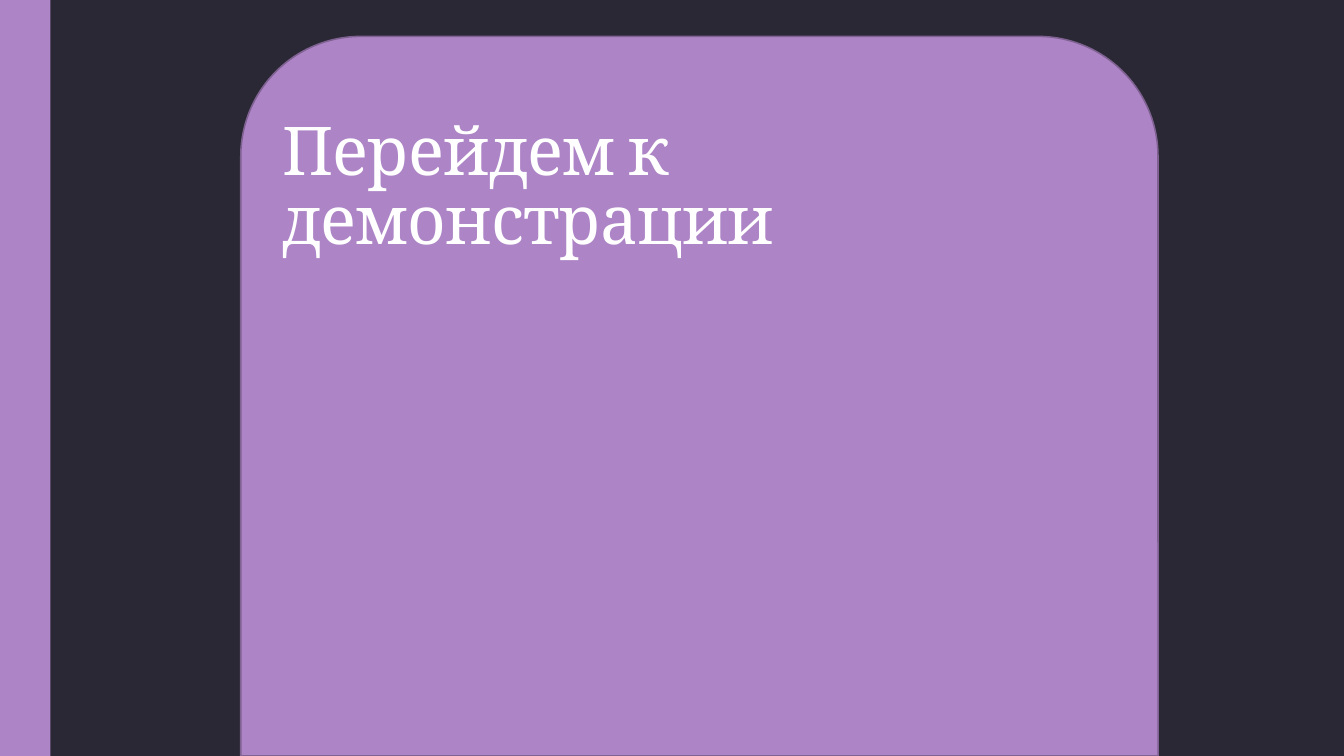
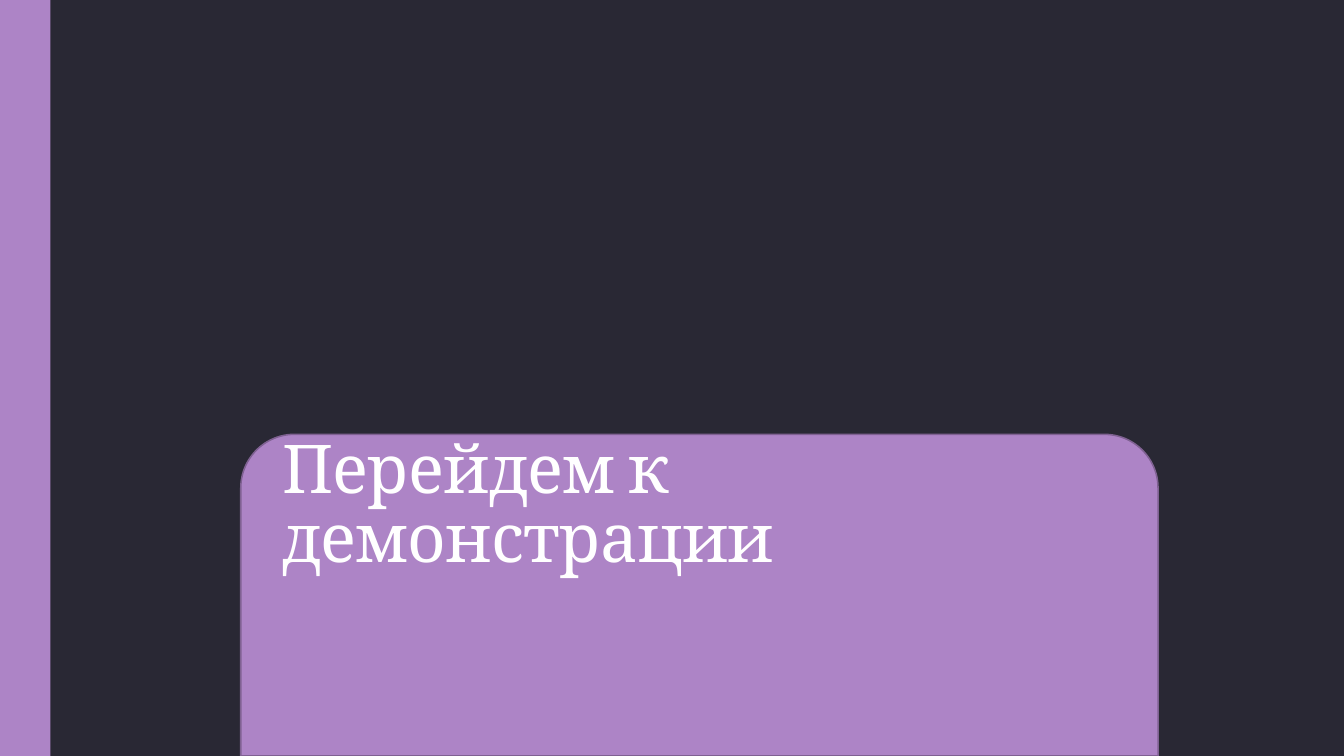
Before and after one commit to Jerrainee/ProjectWeb, a slide deck: slide 5 of documentation/Сайт с тестами.pptx. Drawn at 1344x756 pixels with LibreOffice and Linux fonts; fonts in the diff are those of the drawing. Boxes give left, top, right and bottom in pixels: in the first picture for what was removed or moved away, otherwise in the second. Text is boxed around its words. In the diff, an @@ line names an element or a change of style, - is before the commit and + after.

```diff
--- a/documentation/Сайт с тестами.pptx
+++ b/documentation/Сайт с тестами.pptx
@@ title "Перейдем к демонстрации" rewrapped from <box>282,125,774,260</box> to <box>282,431,774,578</box> @@
@@ round same rect: place and size @@
-round same rect at <box>241,36,1158,756</box>
+round same rect at <box>241,435,1158,756</box>
```
Also in this commit, not shown: 1 other slide changed, 4 other files.
